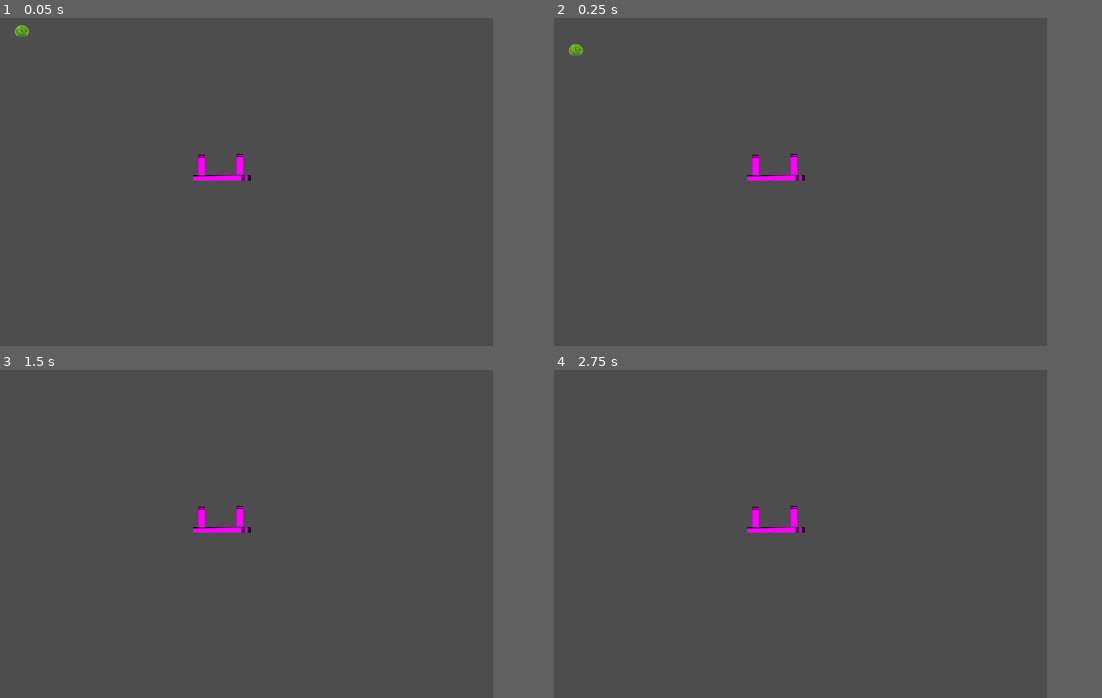
Above: before the commit, frames 1-4 (two rows, left to right).
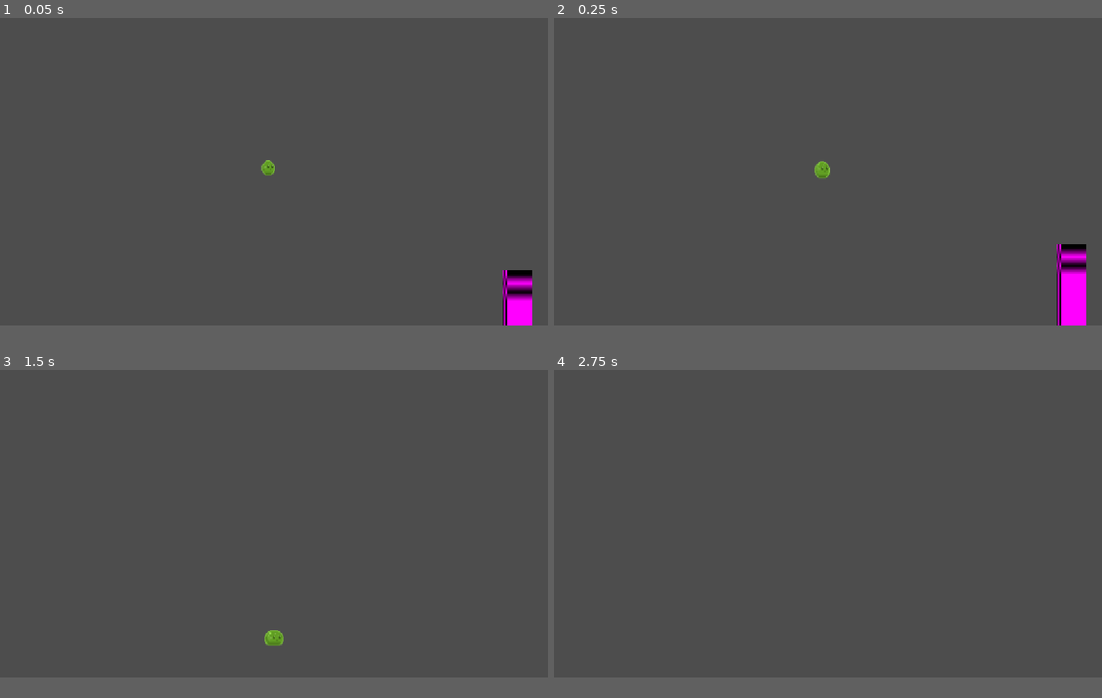
Above: after the commit, the same moments.

Repository: katfishkatfishing/bounce-
Game: Godot game, scene res://test.tscn
The game is run twice, just before and just after one commit, with the same random seed, the same clock (stepped at 60 frames per second) and the same inputs.
Inputs (mouse positions are in pixels of both pictures, inside the frame that each line leads up to):
- Up to frame 1 (0.05 s): no input
- Up to frame 2 (0.25 s): no input
- Up to frame 3 (1.5 s): tap Enter at 0.5 s; move the mouse to (356, 517) at 0.52 s; hold D (right, bound only after the commit) from 0.53 s (still down); tap W (up, bound only after the commit) at 0.6, 0.77, 1.07 s; click (356, 517) at 0.67 s; move the mouse to (147, 550) at 1.27 s; tap Alt at 1.35 s
- Up to frame 4 (2.75 s): tap W (up, bound only after the commit) at 1.52, 1.55, 1.82, 2.3 s; tap Space at 2 s; move the mouse to (849, 461) at 2.02 s; release D (right, bound only after the commit) at 2.03 s; hold A (left, bound only after the commit) from 2.03 s (still down); tap Shift at 2.1 s
In our replay, the window is 720x480 before the commit and 800x450 after it. These sizes can differ from the game's own. Grey fills any space a smaller window leaves; there, only what the larger window draws over its background counts as a difference.

The runs differ from the first frame. In frame 1, 1.4% of the frame differs, in the area x 2-98%, y 2-94%; in frame 2, 1.9%, in the area x 2-98%, y 7-94%; in frame 3, 0.5%; in frame 4, 0.3%.

Commit message:
added animations for jump and fall

Diff:
--- a/bounce!/player/player.tscn
+++ b/bounce!/player/player.tscn
@@ -2,9 +2,30 @@
 
 [ext_resource type="Script" uid="uid://dmyiugvkfls2e" path="res://scripts/player.gd" id="1_rkbax"]
 [ext_resource type="Texture2D" uid="uid://dsbsf728dihrk" path="res://assets/sprites/hks.png" id="2_g1dw6"]
+[ext_resource type="Texture2D" uid="uid://dgsotx8g4fwp4" path="res://assets/sprites/hks_jump.png" id="3_g1dw6"]
 
 [sub_resource type="CircleShape2D" id="CircleShape2D_7numd"]
 radius = 9.0
+
+[sub_resource type="AtlasTexture" id="AtlasTexture_g1dw6"]
+atlas = ExtResource("3_g1dw6")
+region = Rect2(192, 0, 24, 24)
+
+[sub_resource type="AtlasTexture" id="AtlasTexture_kb6p2"]
+atlas = ExtResource("3_g1dw6")
+region = Rect2(216, 0, 24, 24)
+
+[sub_resource type="AtlasTexture" id="AtlasTexture_wodsf"]
+atlas = ExtResource("3_g1dw6")
+region = Rect2(240, 0, 24, 24)
+
+[sub_resource type="AtlasTexture" id="AtlasTexture_32hag"]
+atlas = ExtResource("3_g1dw6")
+region = Rect2(264, 0, 24, 24)
+
+[sub_resource type="AtlasTexture" id="AtlasTexture_tqiix"]
+atlas = ExtResource("3_g1dw6")
+region = Rect2(288, 0, 24, 24)
 
 [sub_resource type="AtlasTexture" id="AtlasTexture_yw30f"]
 atlas = ExtResource("2_g1dw6")
@@ -14,8 +35,60 @@
 atlas = ExtResource("2_g1dw6")
 region = Rect2(24, 0, 24, 24)
 
+[sub_resource type="AtlasTexture" id="AtlasTexture_g6k8r"]
+atlas = ExtResource("3_g1dw6")
+region = Rect2(0, 0, 24, 24)
+
+[sub_resource type="AtlasTexture" id="AtlasTexture_boad6"]
+atlas = ExtResource("3_g1dw6")
+region = Rect2(24, 0, 24, 24)
+
+[sub_resource type="AtlasTexture" id="AtlasTexture_rgyib"]
+atlas = ExtResource("3_g1dw6")
+region = Rect2(48, 0, 24, 24)
+
+[sub_resource type="AtlasTexture" id="AtlasTexture_hg6s5"]
+atlas = ExtResource("3_g1dw6")
+region = Rect2(72, 0, 24, 24)
+
+[sub_resource type="AtlasTexture" id="AtlasTexture_8t03j"]
+atlas = ExtResource("3_g1dw6")
+region = Rect2(96, 0, 24, 24)
+
+[sub_resource type="AtlasTexture" id="AtlasTexture_2ieo8"]
+atlas = ExtResource("3_g1dw6")
+region = Rect2(120, 0, 24, 24)
+
+[sub_resource type="AtlasTexture" id="AtlasTexture_ebec5"]
+atlas = ExtResource("3_g1dw6")
+region = Rect2(144, 0, 24, 24)
+
+[sub_resource type="AtlasTexture" id="AtlasTexture_yllr7"]
+atlas = ExtResource("3_g1dw6")
+region = Rect2(168, 0, 24, 24)
+
 [sub_resource type="SpriteFrames" id="SpriteFrames_d0u6y"]
 animations = [{
+"frames": [{
+"duration": 1.0,
+"texture": SubResource("AtlasTexture_g1dw6")
+}, {
+"duration": 1.0,
+"texture": SubResource("AtlasTexture_kb6p2")
+}, {
+"duration": 1.0,
+"texture": SubResource("AtlasTexture_wodsf")
+}, {
+"duration": 1.0,
+"texture": SubResource("AtlasTexture_32hag")
+}, {
+"duration": 1.0,
+"texture": SubResource("AtlasTexture_tqiix")
+}],
+"loop": 1,
+"name": &"fall",
+"speed": 5.0
+}, {
 "frames": [{
 "duration": 1.0,
 "texture": SubResource("AtlasTexture_yw30f")
@@ -24,8 +97,37 @@
 "texture": SubResource("AtlasTexture_qjkh3")
 }],
 "loop": 1,
-"name": &"default",
+"name": &"idle",
 "speed": 2.0
+}, {
+"frames": [{
+"duration": 1.0,
+"texture": SubResource("AtlasTexture_g6k8r")
+}, {
+"duration": 1.0,
+"texture": SubResource("AtlasTexture_boad6")
+}, {
+"duration": 1.0,
+"texture": SubResource("AtlasTexture_rgyib")
+}, {
+"duration": 1.0,
+"texture": SubResource("AtlasTexture_hg6s5")
+}, {
+"duration": 1.0,
+"texture": SubResource("AtlasTexture_8t03j")
+}, {
+"duration": 1.0,
+"texture": SubResource("AtlasTexture_2ieo8")
+}, {
+"duration": 1.0,
+"texture": SubResource("AtlasTexture_ebec5")
+}, {
+"duration": 1.0,
+"texture": SubResource("AtlasTexture_yllr7")
+}],
+"loop": 0,
+"name": &"jump",
+"speed": 12.0
 }]
 
 [node name="Player" type="CharacterBody2D" unique_id=1989927636]
@@ -36,4 +138,13 @@
 
 [node name="AnimatedSprite2D" type="AnimatedSprite2D" parent="." unique_id=1208525970]
 sprite_frames = SubResource("SpriteFrames_d0u6y")
-frame_progress = 0.017601568
+animation = &"fall"
+autoplay = "idle"
+
+[node name="Camera2D" type="Camera2D" parent="." unique_id=613955961]
+zoom = Vector2(2, 2)
+limit_left = -250
+limit_right = 1100
+limit_bottom = 1150
+
+[node name="AnimationPlayer" type="AnimationPlayer" parent="." unique_id=292223196]
--- a/bounce!/project.godot
+++ b/bounce!/project.godot
@@ -17,10 +17,40 @@
 
 [display]
 
-window/size/viewport_width=720
-window/size/viewport_height=480
 window/stretch/mode="canvas_items"
 window/stretch/aspect="expand"
+
+[editor_plugins]
+
+enabled=PackedStringArray("res://addons/godot_super-wakatime/plugin.cfg")
+
+[input]
+
+left={
+"deadzone": 0.2,
+"events": [Object(InputEventKey,"resource_local_to_scene":false,"resource_name":"","device":-1,"window_id":0,"alt_pressed":false,"shift_pressed":false,"ctrl_pressed":false,"meta_pressed":false,"pressed":false,"keycode":0,"physical_keycode":65,"key_label":0,"unicode":97,"location":0,"echo":false,"script":null)
+, Object(InputEventKey,"resource_local_to_scene":false,"resource_name":"","device":-1,"window_id":0,"alt_pressed":false,"shift_pressed":false,"ctrl_pressed":false,"meta_pressed":false,"pressed":false,"keycode":0,"physical_keycode":4194319,"key_label":0,"unicode":0,"location":0,"echo":false,"script":null)
+]
+}
+right={
+"deadzone": 0.2,
+"events": [Object(InputEventKey,"resource_local_to_scene":false,"resource_name":"","device":-1,"window_id":0,"alt_pressed":false,"shift_pressed":false,"ctrl_pressed":false,"meta_pressed":false,"pressed":false,"keycode":0,"physical_keycode":68,"key_label":0,"unicode":100,"location":0,"echo":false,"script":null)
+, Object(InputEventKey,"resource_local_to_scene":false,"resource_name":"","device":-1,"window_id":0,"alt_pressed":false,"shift_pressed":false,"ctrl_pressed":false,"meta_pressed":false,"pressed":false,"keycode":0,"physical_keycode":4194321,"key_label":0,"unicode":0,"location":0,"echo":false,"script":null)
+]
+}
+up={
+"deadzone": 0.2,
+"events": [Object(InputEventKey,"resource_local_to_scene":false,"resource_name":"","device":-1,"window_id":0,"alt_pressed":false,"shift_pressed":false,"ctrl_pressed":false,"meta_pressed":false,"pressed":false,"keycode":0,"physical_keycode":87,"key_label":0,"unicode":119,"location":0,"echo":false,"script":null)
+, Object(InputEventKey,"resource_local_to_scene":false,"resource_name":"","device":-1,"window_id":0,"alt_pressed":false,"shift_pressed":false,"ctrl_pressed":false,"meta_pressed":false,"pressed":false,"keycode":0,"physical_keycode":4194320,"key_label":0,"unicode":0,"location":0,"echo":false,"script":null)
+, Object(InputEventKey,"resource_local_to_scene":false,"resource_name":"","device":-1,"window_id":0,"alt_pressed":false,"shift_pressed":false,"ctrl_pressed":false,"meta_pressed":false,"pressed":false,"keycode":0,"physical_keycode":32,"key_label":0,"unicode":32,"location":0,"echo":false,"script":null)
+]
+}
+down={
+"deadzone": 0.2,
+"events": [Object(InputEventKey,"resource_local_to_scene":false,"resource_name":"","device":-1,"window_id":0,"alt_pressed":false,"shift_pressed":false,"ctrl_pressed":false,"meta_pressed":false,"pressed":false,"keycode":0,"physical_keycode":83,"key_label":0,"unicode":115,"location":0,"echo":false,"script":null)
+, Object(InputEventKey,"resource_local_to_scene":false,"resource_name":"","device":-1,"window_id":0,"alt_pressed":false,"shift_pressed":false,"ctrl_pressed":false,"meta_pressed":false,"pressed":false,"keycode":0,"physical_keycode":4194322,"key_label":0,"unicode":0,"location":0,"echo":false,"script":null)
+]
+}
 
 [physics]
 
--- a/bounce!/scenes/surface/surface.tscn
+++ b/bounce!/scenes/surface/surface.tscn
@@ -1,6 +1,7 @@
 [gd_scene format=4 uid="uid://btj102gv0wros"]
 
 [ext_resource type="Texture2D" uid="uid://ct0m74p5cp7qr" path="res://assets/tilemap/forgotten_forest_example_tileset.png" id="1_bx6pc"]
+[ext_resource type="PackedScene" uid="uid://cjnbi7ekfkvnr" path="res://player/player.tscn" id="2_dkk60"]
 
 [sub_resource type="TileSetAtlasSource" id="TileSetAtlasSource_dkk60"]
 texture = ExtResource("1_bx6pc")
@@ -1526,3 +1527,6 @@
 [node name="TileMapLayer" type="TileMapLayer" parent="." unique_id=736905654]
 tile_map_data = PackedByteArray("AAAAAAAAAAACAAAAAAAAAAEAAAACAAEAAAAAAAIAAAACAAIAAAAAAAMAAAACAAMAAAABAAAAAAADAAAAAAABAA …(42640 unchanged characters)…
 tile_set = SubResource("TileSet_g4v7s")
+
+[node name="Player" parent="." unique_id=1989927636 instance=ExtResource("2_dkk60")]
+position = Vector2(-170, -50)
--- a/bounce!/scripts/player.gd
+++ b/bounce!/scripts/player.gd
@@ -1,7 +1,9 @@
 extends CharacterBody2D
 
+@onready var animated_sprite_2d: AnimatedSprite2D = $AnimatedSprite2D
+@onready var animation_player: AnimationPlayer = $AnimationPlayer
 
-const SPEED = 300.0
+const SPEED = 100.0
 const JUMP_VELOCITY = -400.0
 
 
@@ -12,14 +14,41 @@
 
 	# Handle jump.
 	if Input.is_action_just_pressed("up") and is_on_floor():
+		animated_sprite_2d.play("jump")
 		velocity.y = JUMP_VELOCITY
 
 	# Get the input direction and handle the movement/deceleration.
 	# As good practice, you should replace UI actions with custom gameplay actions.
 	var direction := Input.get_axis("left", "right")
+
+	if direction > 0:
+		animated_sprite_2d.flip_h = false
+	elif direction < 0:
+		animated_sprite_2d.flip_h = true
+
+
 	if direction:
 		velocity.x = direction * SPEED
 	else:
 		velocity.x = move_toward(velocity.x, 0, SPEED)
 
 	move_and_slide()
+
+	update_animation(direction)
+
+func update_animation(direction: float) -> void:
+	#if is_on_floor():
+		#if direction == 0 or direction > 0 or direction:
+			#animated_sprite_2d.play("idle")
+		#else:
+			#animated_sprite_2d.play("jump")
+		#
+	#if not is_on_floor():
+		#animated_sprite_2d.play("fall")
+		#print("falling")
+	if is_on_floor():
+		animated_sprite_2d.play("idle")
+	else:
+		if animated_sprite_2d.animation == &"jump" and animated_sprite_2d.is_playing():
+			return
+		animated_sprite_2d.play("fall")
--- a/bounce!/test.tscn
+++ b/bounce!/test.tscn
@@ -11,7 +11,7 @@
 
 [node name="floor" type="Sprite2D" parent="." unique_id=1360081105]
 position = Vector2(293.81598, 215)
-scale = Vector2(0.5, 1.5)
+scale = Vector2(1.577004, 9.262908)
 texture = SubResource("PlaceholderTexture2D_yf5fn")
 
 [node name="StaticBody2D" type="StaticBody2D" parent="floor" unique_id=838493991]
@@ -21,7 +21,7 @@
 
 [node name="floor2" type="Sprite2D" parent="." unique_id=1676612088]
 position = Vector2(349.81598, 214)
-scale = Vector2(0.5, 1.5)
+scale = Vector2(1.577004, 9.262893)
 texture = SubResource("PlaceholderTexture2D_yf5fn")
 
 [node name="StaticBody2D" type="StaticBody2D" parent="floor2" unique_id=1208844521]
@@ -32,7 +32,7 @@
 [node name="floor3" type="Sprite2D" parent="." unique_id=397921690]
 position = Vector2(323.81595, 233.99997)
 rotation = 1.5643431
-scale = Vector2(0.38139108, 4.17922)
+scale = Vector2(1.2029104, 25.80778)
 texture = SubResource("PlaceholderTexture2D_yf5fn")
 
 [node name="StaticBody2D" type="StaticBody2D" parent="floor3" unique_id=970203904]
Not shown, added: bounce!/scenes/surface/surface.tscn13690943145.tmp
Not shown, added: bounce!/scenes/surface/surface.tscn14159568614.tmp
Not shown, added: bounce!/scenes/surface/surface.tscn9749784702.tmp
